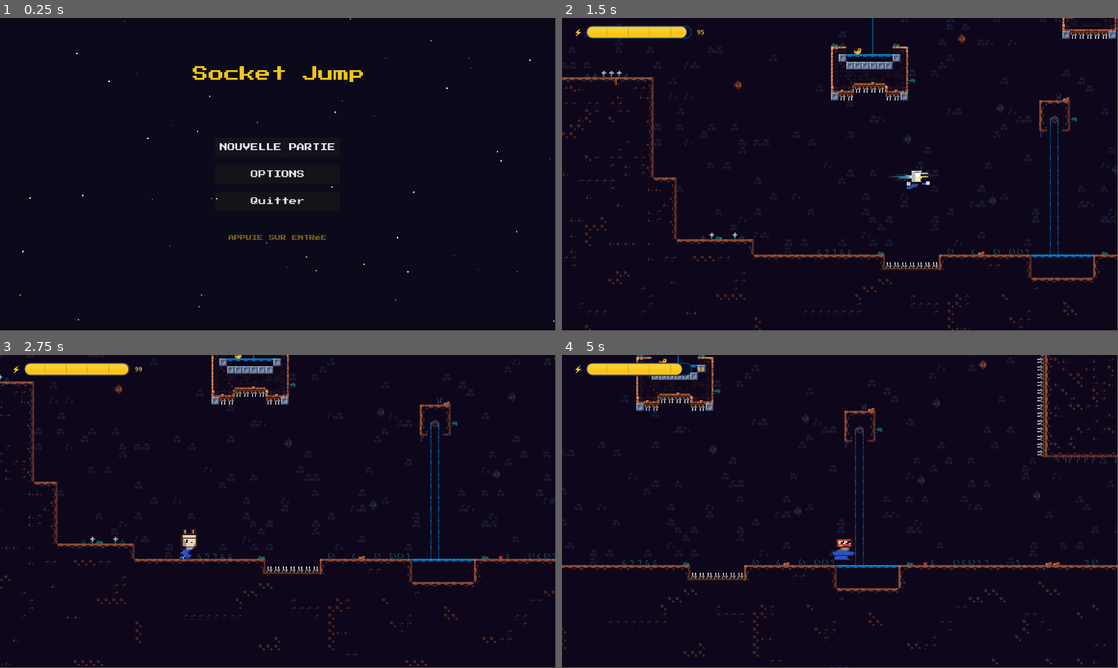
Above: before the commit, frames 1-4 (two rows, left to right).
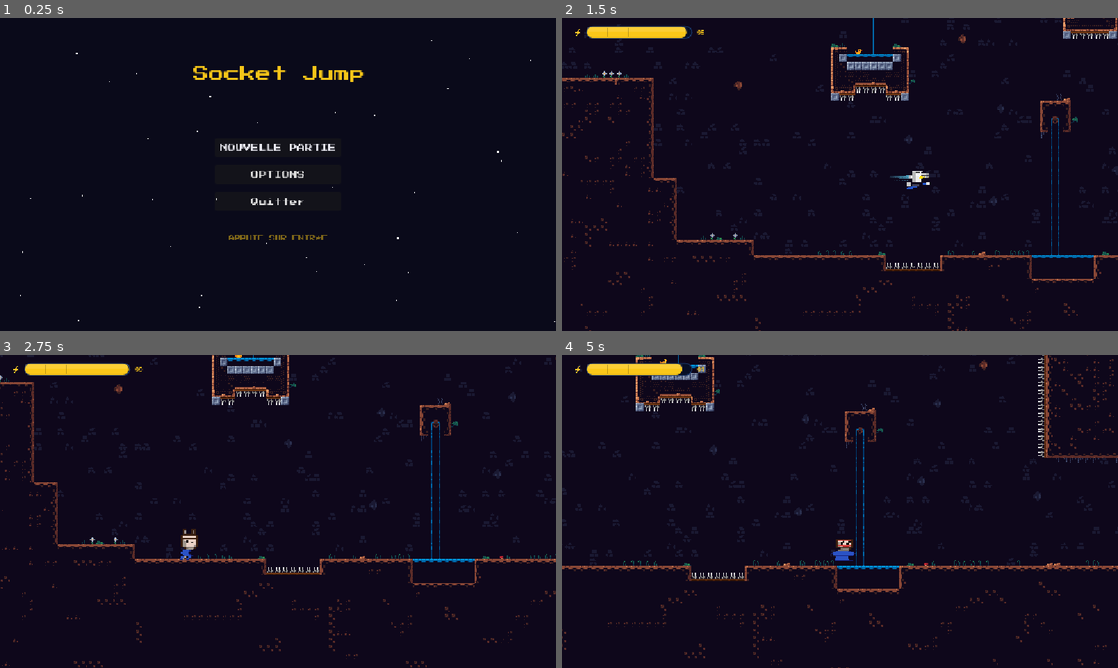
Above: after the commit, the same moments.

Repository: Raphflx/sae-jeu-godot
Game: Godot game, scene res://Scenes/menu_principal.tscn
The game is run twice, just before and just after one commit, with the same random seed, the same clock (stepped at 60 frames per second) and the same inputs.
Inputs:
- Up to frame 1 (0.25 s): no input
- Up to frame 2 (1.5 s): click "NOUVELLE PARTIE" at 0.5 s; tap Enter (ui_accept) at 1.25 s; hold Right (ui_right) from 1.28 s (still down); tap Q (dash) at 1.35 s
- Up to frame 3 (2.75 s): keep holding Right (ui_right); tap Enter (ui_accept) at 1.52, 2.27 s; tap E (interaction) at 2.1 s
- Up to frame 4 (5 s): release Right (ui_right) at 2.78 s; hold Left (ui_left) 2.78-3.53 s; tap Q (dash) at 2.85, 4.35 s; hold Right (ui_right) from 3.53 s (still down); tap E (interaction) at 3.6 s; tap Enter (ui_accept) at 3.77, 4.52 s
The window is 799x449 before the commit and 800x450 after it. Grey fills any space a smaller window leaves; there, only what the larger window draws over its background counts as a difference.

The runs differ from the first frame. In frame 1, 0.9% of the frame differs, in the area x 3-100%, y 0-98%; in frame 2, 3.7%; in frame 3, 2.9%; in frame 4, 3.8%, in the area x 0-100%, y 0-100%.

Commit message:
system lumiére + touche e pour interaction (coorection)

Diff:
--- a/projet-sea-601/Scenes/Script/point_light_2d.gd
+++ b/projet-sea-601/Scenes/Script/point_light_2d.gd
@@ -17,4 +17,3 @@
 
 	var tex = ImageTexture.create_from_image(image)
 	texture = tex
-	texture_scale = 2.55
--- a/projet-sea-601/Scenes/character_body_2d.tscn
+++ b/projet-sea-601/Scenes/character_body_2d.tscn
@@ -182,4 +182,5 @@
 energy = 1.5
 blend_mode = 2
 texture = SubResource("GradientTexture2D_8f6q8")
+texture_scale = 0.65
 script = ExtResource("20_glyrq")
--- a/projet-sea-601/project.godot
+++ b/projet-sea-601/project.godot
@@ -18,6 +18,11 @@
 [autoload]
 
 GameManager="*uid://dbc8tuahhhq34"
+
+[display]
+
+window/size/mode=2
+window/stretch/mode="canvas_items"
 
 [input]
 
